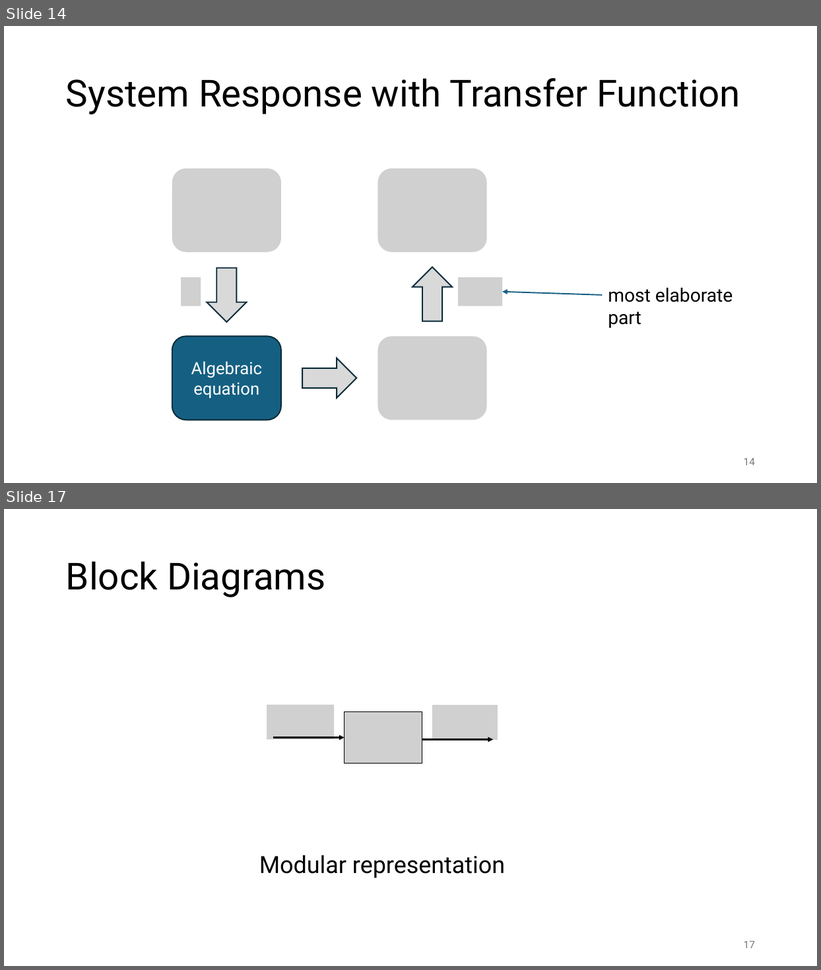
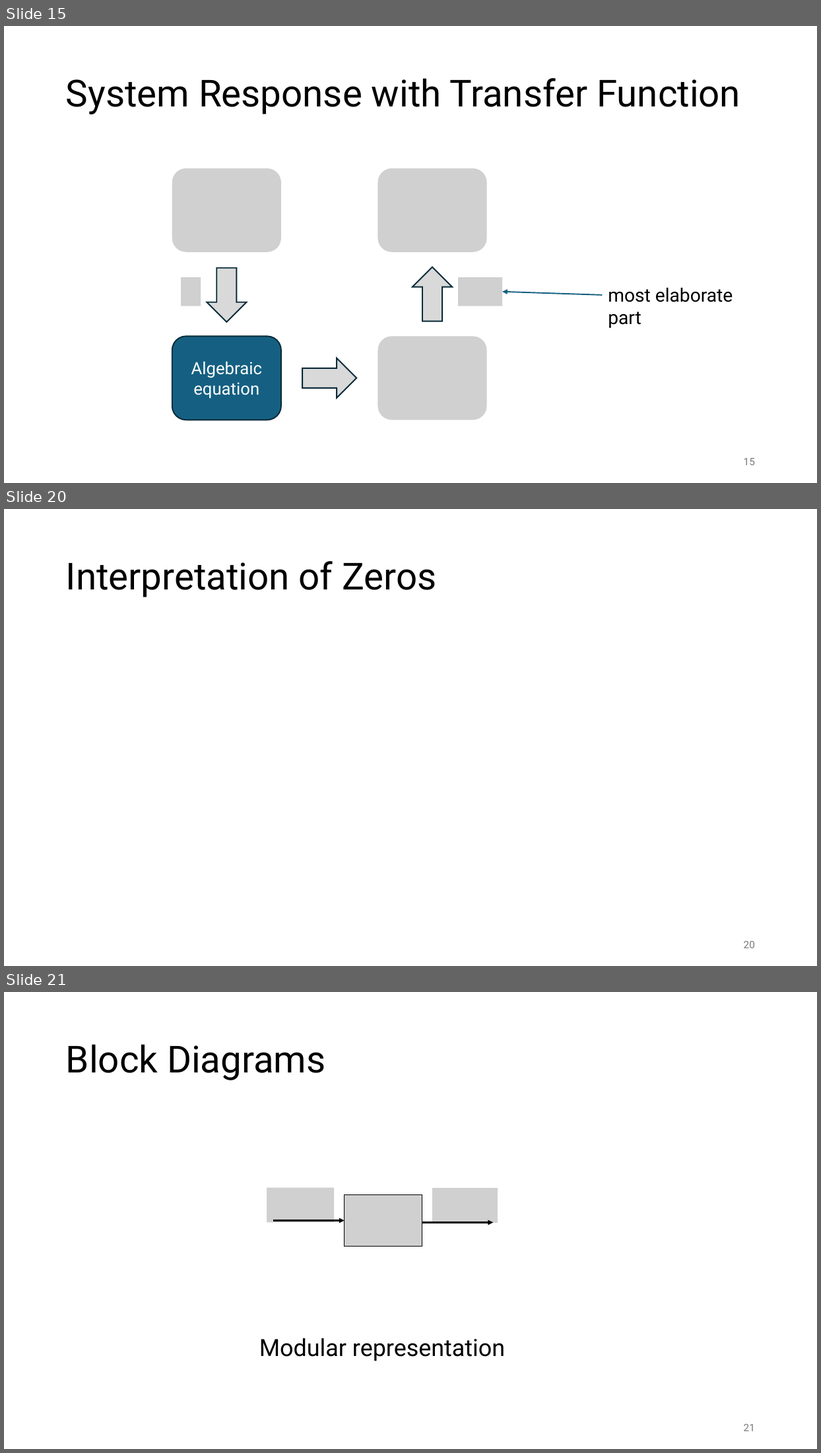
Before and after one commit to FelixWick/control_engineering, a slide deck: slides/3_Laplace.pptx. Shown one above the other, each under a label of ours: slides 14 and 17 before the commit, slides 15, 20 and 21 after it; the slides between them are not shown. The pictures are 821x970 and 821x1453 pixels, drawn with LibreOffice and Linux fonts; fonts in the diff are those of the drawing; grey boxes stand for pictures. Boxes give left, top, right and bottom in pixels: in the first picture for what was removed or moved away, otherwise in the second. Text is boxed around its words. In the diff, an @@ line names an element or a change of style, - is before the commit and + after.

Commit message:
poles and zeros

```diff
--- a/slides/3_Laplace.pptx
+++ b/slides/3_Laplace.pptx
@@ slide 20 added at (x1=4, y1=509, x2=817, y2=966), background #FFFFFF @@
@@ title added at (x1=66, y1=561, x2=437, y2=597), 44 pt, text #000000 @@
+Interpretation of Zeros
@@ page number added at (x1=744, y1=941, x2=755, y2=949), 12 pt, text #797979 @@
+20
@@ what was slide 14 is now slide 15 @@
@@ page number at (x1=744, y1=458, x2=755, y2=466): text changed @@
-14
+15
@@ what was slide 17 is now slide 21 @@
@@ page number at (x1=744, y1=1424, x2=755, y2=1432): text changed @@
-17
+21
```
Also in this commit, not shown: 3 slides changed, 3 other slides added, 1 other file.
